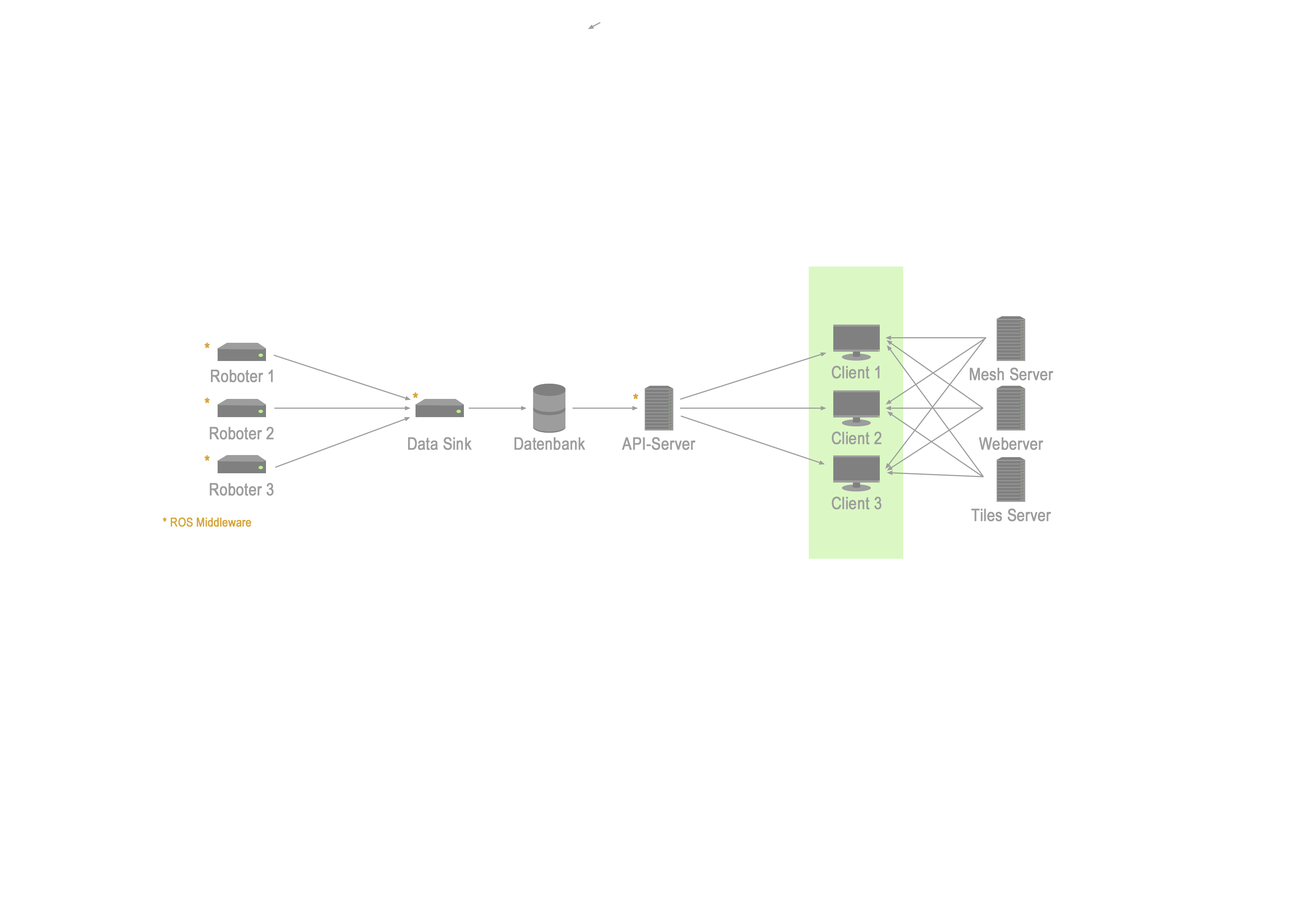
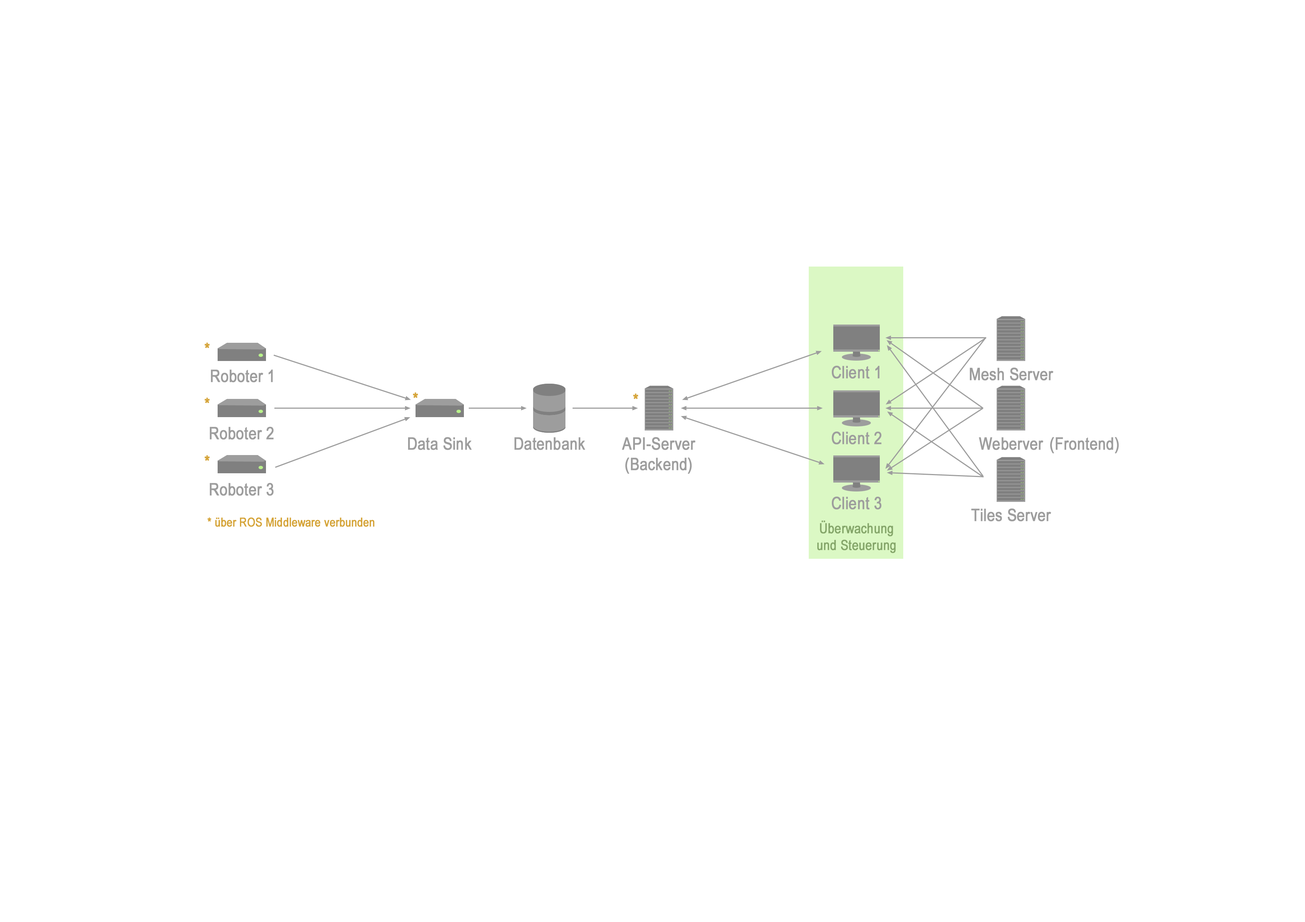
Layered file, before and after one edit (1305×922). Changes by layer:
removed layer "Form 14" from group "*" over bbox(587, 21, 601, 30)
renamed "* ROS Middleware" to "* über ROS Middleware verbunde", painted on it over bbox(162, 517, 375, 528)
added layer "Form 25" in group "Arrow" over bbox(681, 350, 822, 401)
added layer "Form 24" in group "Arrow" over bbox(680, 405, 823, 411)
added layer "Form 23" in group "Arrow" over bbox(680, 415, 825, 465)
hid "Form 13" over bbox(680, 415, 825, 465)
hid "Form 12" over bbox(679, 352, 827, 401)
hid "Form 11" over bbox(679, 406, 827, 411)
added layer "Überwachung und Steuerung" in group "Frontend" over bbox(817, 520, 896, 554)
added layer "(Frontend)" in group "Frontend" over bbox(1049, 437, 1119, 454)
renamed "API-Server" to "API-Server (Backend)", painted on it over bbox(625, 457, 692, 475)
